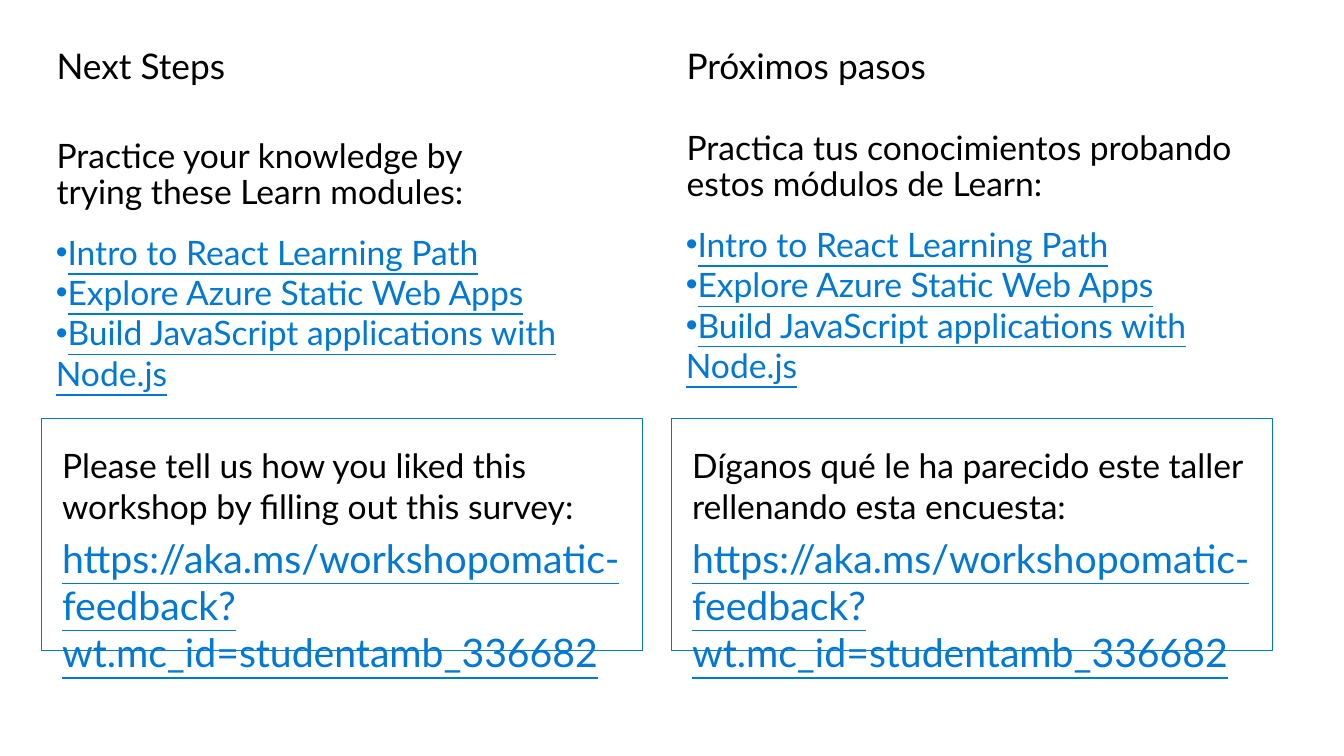
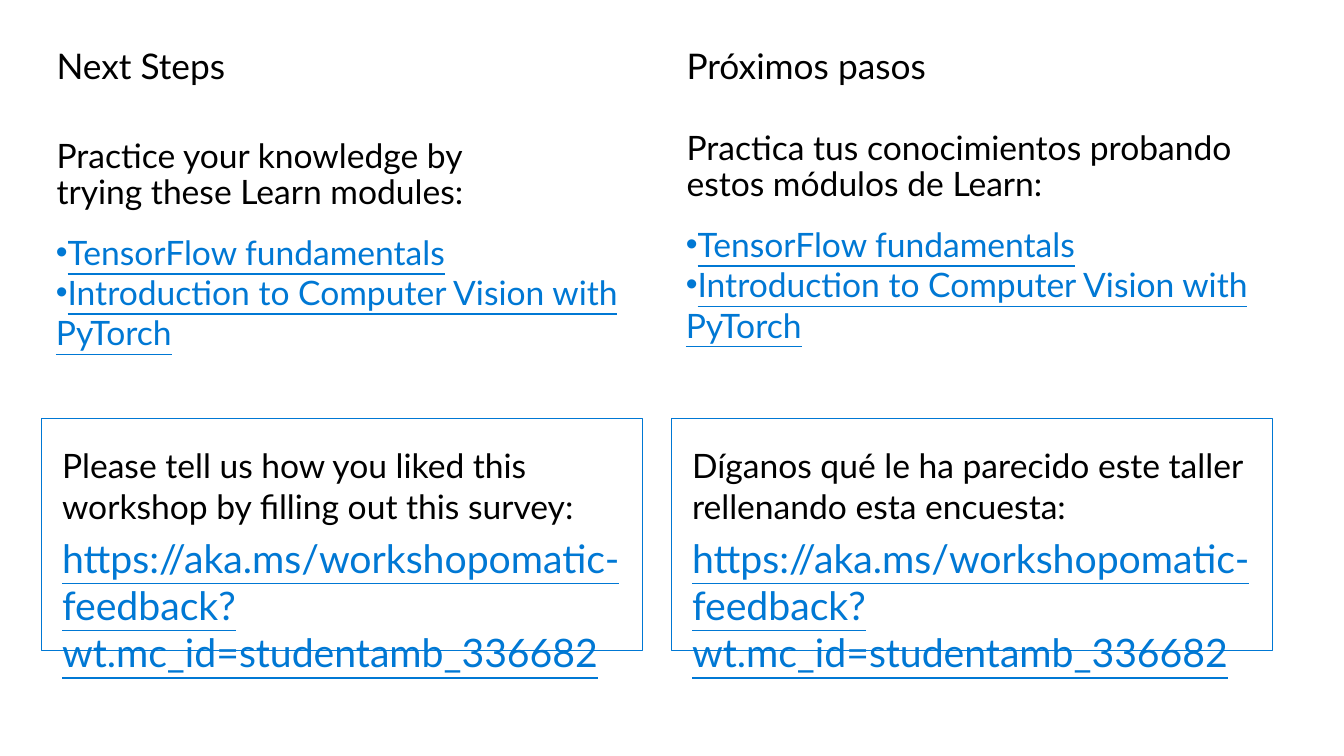
Before and after one commit to Gilberto-Guzman-Student-Ambassadors/Introduction_to_Computer_Vision_with_TensorFlow, a slide deck: slide 37 of presentation/slides.pptx (slide 33 before the commit). Drawn at 1344x756 pixels with LibreOffice and Linux fonts; fonts in the diff are those of the drawing; background and template pictures are left out. Boxes give left, top, right and bottom in pixels: in the first picture for what was removed or moved away, otherwise in the second. Text is boxed around its words. In the diff, an @@ line names an element or a change of style, - is before the commit and + after.

```diff
--- a/presentation/slides.pptx
+++ b/presentation/slides.pptx
@@ text at [686,232,1247,344]: text changed @@
-• Intro to React Learning Path
-• Explore Azure Static Web Apps
-• Build JavaScript applications with Node.js
+• TensorFlow fundamentals
+• Introduction to Computer Vision with PyTorch
@@ text at [56,240,617,351]: text changed @@
-• Intro to React Learning Path
-• Explore Azure Static Web Apps
-• Build JavaScript applications with Node.js
+• TensorFlow fundamentals
+• Introduction to Computer Vision with PyTorch
```
Also in this commit, not shown: 2 other slides changed, 12 slides added, 8 slides removed, 1 other file.
